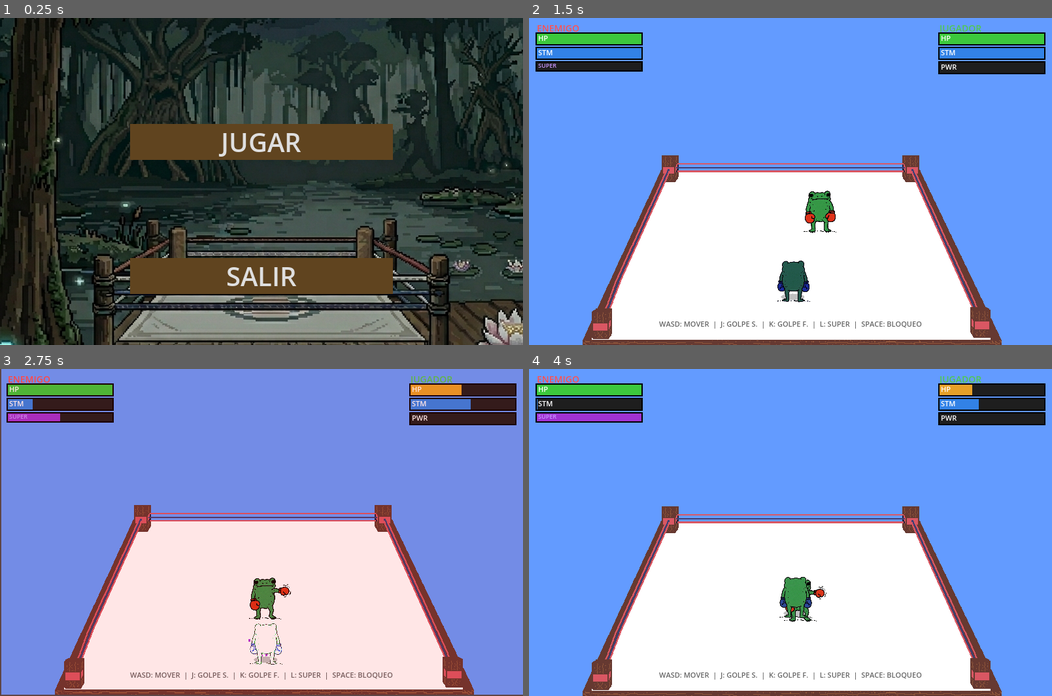
Above: before the commit, frames 1-4 (two rows, left to right).
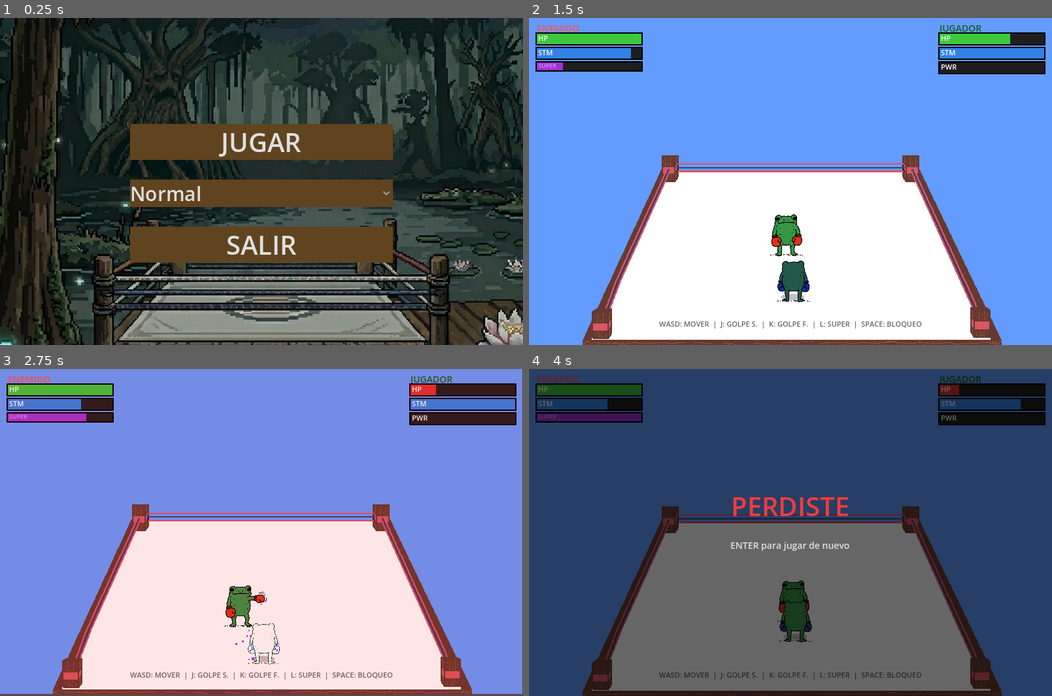
Above: after the commit, the same moments.

Repository: pperez227/GameJam_EA
Game: Godot game, scene res://scenes/Menu.tscn
Two runs of this game, one before a commit and one after it. Both use one fixed random seed, a clock stepped at 60 frames per second and the inputs below. Sound files missing from this copy of the repository are replaced by a short silence.
Inputs:
- Up to frame 1 (0.25 s): no input
- Up to frame 2 (1.5 s): click "JUGAR" at 0.5 s; tap Enter (restart) at 1.25 s; hold D (move_right) from 1.28 s (still down); hold Space (block) from 1.28 s (still down)
- Up to frame 3 (2.75 s): release D (move_right) at 2.03 s; release Space (block) at 2.03 s; hold S (move_down) from 2.03 s (still down); tap Space (block) at 2.1 s
- Up to frame 4 (4 s): release S (move_down) at 2.78 s; hold D (move_right) 2.78-3.53 s; hold Space (block) 2.78-3.53 s; tap K (hard_attack) at 2.85 s; hold W (move_up) from 3.53 s (still down); tap F (qte_f) at 3.6 s; tap Space (block) at 3.8 s

The runs differ from the first frame. In frame 1, 14% of the frame differs, in the area x 24-76%, y 49-85%; in frame 2, 1.5%; in frame 3, 5.2%; in frame 4, 97%, in the area x 0-100%, y 0-100%.

Commit message:
feat: Add core player, enemy, AI, menu, and HUD scripts, implementing player combat and a QTE system.

Diff:
--- a/project.godot
+++ b/project.godot
@@ -17,6 +17,10 @@
 config/name="PunchOut Fighter"
 run/main_scene="res://scenes/Menu.tscn"
 config/features=PackedStringArray("4.6")
+
+[autoload]
+
+GameSettings="*res://scripts/game_settings.gd"
 
 [display]
 
--- a/scenes/Menu.tscn
+++ b/scenes/Menu.tscn
@@ -8,6 +8,9 @@
 
 [sub_resource type="StyleBoxFlat" id="StyleBoxFlat_salir"]
 bg_color = Color(0.376, 0.267, 0.122, 1)
+
+[sub_resource type="StyleBoxFlat" id="StyleBoxFlat_diff"]
+bg_color = Color(0.376, 0.267, 0.123, 1)
 
 [node name="Menu" type="Node"]
 script = ExtResource("1")
@@ -44,7 +47,7 @@
 offset_bottom = 288.5
 grow_horizontal = 2
 grow_vertical = 2
-theme_override_constants/separation = 150
+theme_override_constants/separation = 30
 
 [node name="Button" type="Button" parent="VBoxContainer"]
 layout_mode = 2
@@ -52,6 +55,18 @@
 theme_override_styles/normal = SubResource("StyleBoxFlat_jugar")
 text = "JUGAR"
 
+[node name="DifficultyOption" type="OptionButton" parent="VBoxContainer"]
+layout_mode = 2
+theme_override_font_sizes/font_size = 30
+theme_override_styles/normal = SubResource("StyleBoxFlat_diff")
+item_count = 3
+selected = 1
+popup/item_0/text = "Fácil"
+popup/item_1/text = "Normal"
+popup/item_1/id = 1
+popup/item_2/text = "Difícil"
+popup/item_2/id = 2
+
 [node name="Button3" type="Button" parent="VBoxContainer"]
 layout_mode = 2
 theme_override_font_sizes/font_size = 40
--- a/scripts/enemy.gd
+++ b/scripts/enemy.gd
@@ -17,12 +17,12 @@
 const NORMAL_ATTACK_STAMINA_COST: float = 0.15
 const SUPER_ATTACK_STAMINA_COST: float = 0.30
 
-const MIN_Y: float = 205.0
+const MIN_Y: float = 230.0
 const MAX_Y: float = 420.0
-const TOP_LEFT_X: float = 195.0
-const TOP_RIGHT_X: float = 605.0
-const BOT_LEFT_X: float = 30.0
-const BOT_RIGHT_X: float = 770.0
+const TOP_LEFT_X: float = 230.0
+const TOP_RIGHT_X: float = 570.0
+const BOT_LEFT_X: float = 140.0
+const BOT_RIGHT_X: float = 660.0
 
 # ── State ────────────────────────────────────────────────────────
 var hp: float = MAX_HP
@@ -198,9 +198,7 @@
 			_end_attack()
 
 func start_attack(is_super: bool = false) -> void:
-	if is_super:
-		stamina -= SUPER_ATTACK_STAMINA_COST
-	else:
+	if not is_super:
 		stamina -= NORMAL_ATTACK_STAMINA_COST
 	stamina = maxf(stamina, 0.0)
 	is_attacking = true
--- a/scripts/enemy_ai.gd
+++ b/scripts/enemy_ai.gd
@@ -19,8 +19,12 @@
 const FAR_RANGE: float = 160.0
 
 const COMBO_COOLDOWN: float = 0.18        # Between hits in a combo
-const BETWEEN_COMBO_COOLDOWN: float = 0.5  # After a combo ends
-const MAX_COMBO_HITS: int = 3
+
+# Difficulty-tuned parameters (set in _ready)
+var between_combo_cooldown: float = 0.5
+var max_combo_hits: int = 3
+var diff_block_chance: float = 0.4
+var base_aggression: float = 0.55
 
 const SUPER_WARNING_TIME: float = 0.3
 const SUPER_DURATION: float = 1.2
@@ -55,6 +59,23 @@
 
 func _ready() -> void:
 	enemy = get_parent() as CharacterBody2D
+	# Apply difficulty settings
+	var diff: int = GameSettings.difficulty
+	if diff == 0:  # Fácil
+		between_combo_cooldown = 1.0
+		max_combo_hits = 1
+		diff_block_chance = 0.0
+		base_aggression = 0.25
+	elif diff == 2:  # Difícil
+		between_combo_cooldown = 0.25
+		max_combo_hits = 4
+		diff_block_chance = 0.7
+		base_aggression = 0.85
+	else:  # Normal (default)
+		between_combo_cooldown = 0.5
+		max_combo_hits = 3
+		diff_block_chance = 0.4
+		base_aggression = 0.55
 
 func set_player_reference(p: CharacterBody2D) -> void:
 	player = p
@@ -136,7 +157,7 @@
 	if dist > 120.0:
 		return false
 	# Higher chance when HP is high (cautious), lower when desperate
-	var block_chance: float = 0.5 if (enemy.hp / enemy.MAX_HP) > 0.4 else 0.2
+	var block_chance: float = diff_block_chance if (enemy.hp / enemy.MAX_HP) > 0.4 else diff_block_chance * 0.4
 	return randf() < block_chance
 
 # ── States ───────────────────────────────────────────────────────
@@ -206,7 +227,7 @@
 
 	# Combo finished — decide next move
 	if combo_hits_remaining <= 0 and combo_hit_timer <= 0:
-		attack_cooldown = BETWEEN_COMBO_COOLDOWN
+		attack_cooldown = between_combo_cooldown
 		_after_combo()
 
 func _state_block(delta: float) -> void:
@@ -222,7 +243,7 @@
 
 # ── Combo system ────────────────────────────────────────────────
 func _start_combo() -> void:
-	combo_hits_remaining = randi_range(2, MAX_COMBO_HITS)
+	combo_hits_remaining = randi_range(1, max_combo_hits)
 	combo_hit_timer = 0.0  # First hit is immediate
 	_enter_state(State.ATTACK, 2.0)  # Long timer — combo controls exit
 
@@ -293,13 +314,13 @@
 	if "hp" in player and "MAX_HP" in player:
 		player_hp_ratio = player.hp / player.MAX_HP
 
-	var aggression: float = 0.55
+	var aggression: float = base_aggression
 	if enemy_hp_ratio < 0.3:
-		aggression = 0.85  # Desperate — all in
+		aggression = minf(base_aggression + 0.30, 0.95)  # Desperate — go all in
 	elif player_hp_ratio < 0.3:
-		aggression = 0.80  # Smell blood
+		aggression = minf(base_aggression + 0.25, 0.90)  # Smell blood
 	elif enemy_hp_ratio > 0.7:
-		aggression = 0.50  # Comfortable
+		aggression = base_aggression - 0.05  # Comfortable
 
 	# Far away → close the distance
 	if dist > FAR_RANGE:
--- /dev/null
+++ b/scripts/game_settings.gd
@@ -0,0 +1,7 @@
+extends Node
+
+# ── GameSettings — Autoload singleton ────────────────────────────
+# Stores settings between scenes (e.g. difficulty).
+# 0 = Fácil, 1 = Normal, 2 = Difícil
+
+var difficulty: int = 1
--- a/scripts/hud.gd
+++ b/scripts/hud.gd
@@ -114,7 +114,7 @@
 	title_lbl.text = "JUGADOR"
 	title_lbl.position = Vector2(base_x, 6)
 	title_lbl.add_theme_font_size_override("font_size", 14)
-	title_lbl.add_theme_color_override("font_color", Color8(80, 200, 80))
+	title_lbl.add_theme_color_override("font_color", Color8(26, 92, 26))
 	container.add_child(title_lbl)
 
 	# HP bar
--- a/scripts/menu.gd
+++ b/scripts/menu.gd
@@ -1,15 +1,19 @@
 extends Node
 
-# Menu — connects JUGAR and SALIR buttons
+# Menu — connects JUGAR, SALIR, and difficulty selector
+
+var option_difficulty: OptionButton
 
 func _ready() -> void:
 	var vbox = get_node("VBoxContainer")
 	var btn_jugar: Button = vbox.get_node("Button")
 	var btn_salir: Button = vbox.get_node("Button3")
+	option_difficulty = vbox.get_node("DifficultyOption")
 	btn_jugar.pressed.connect(_on_jugar_pressed)
 	btn_salir.pressed.connect(_on_salir_pressed)
 
 func _on_jugar_pressed() -> void:
+	GameSettings.difficulty = option_difficulty.selected
 	get_tree().change_scene_to_file("res://scenes/Main.tscn")
 
 func _on_salir_pressed() -> void:
--- a/scripts/player.gd
+++ b/scripts/player.gd
@@ -15,12 +15,12 @@
 
 # ── Constants ────────────────────────────────────────────────────
 const SPEED: float = 200.0
-const MIN_Y: float = 205.0
+const MIN_Y: float = 230.0
 const MAX_Y: float = 420.0
-const TOP_LEFT_X: float = 195.0
-const TOP_RIGHT_X: float = 605.0
-const BOT_LEFT_X: float = 30.0
-const BOT_RIGHT_X: float = 770.0
+const TOP_LEFT_X: float = 230.0
+const TOP_RIGHT_X: float = 570.0
+const BOT_LEFT_X: float = 140.0
+const BOT_RIGHT_X: float = 660.0
 
 const MAX_HP: float = 100.0
 const STAMINA_REGEN: float = 0.12
Not shown, added: scripts/game_settings.gd.uid
